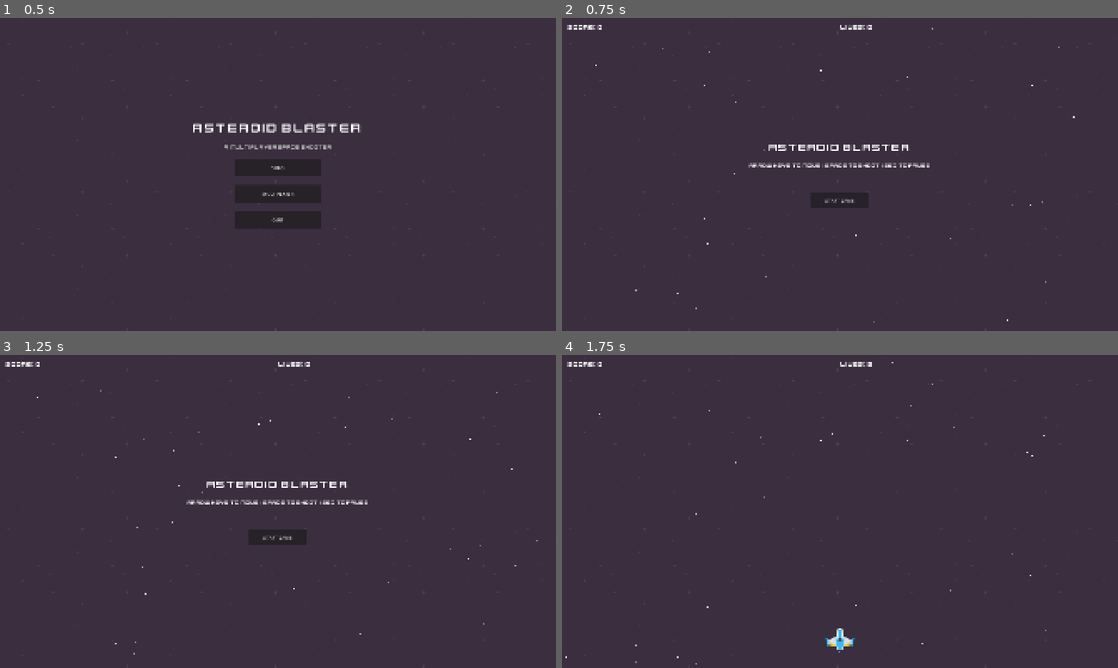
Above: before the commit, frames 1-4 (two rows, left to right).
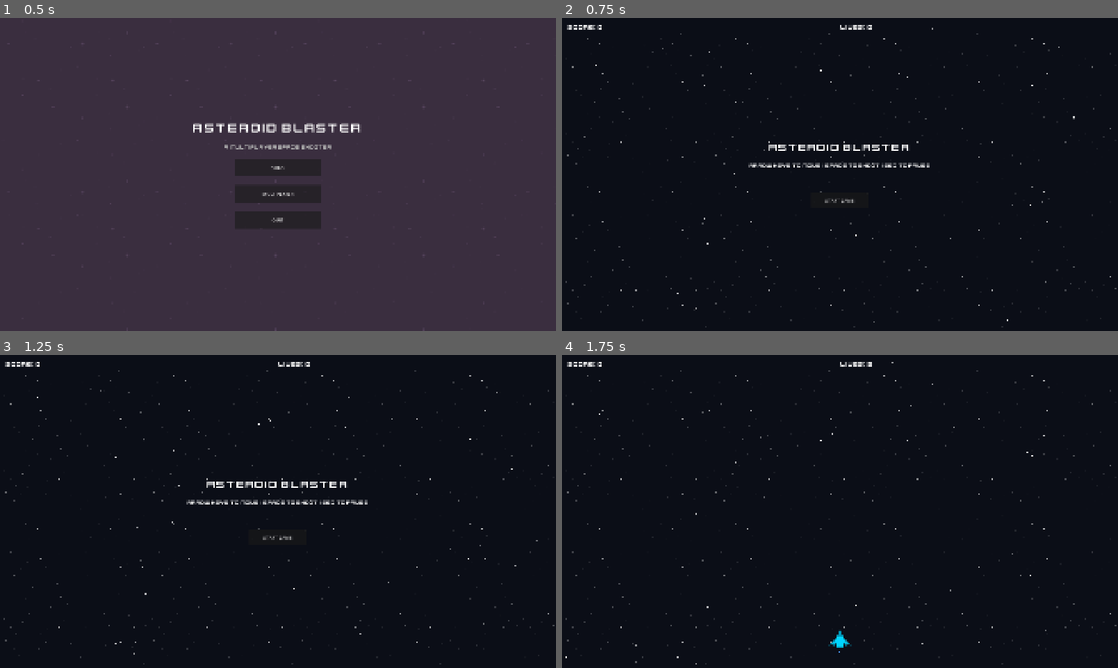
Above: after the commit, the same moments.

Repository: Kallavi-Dev/asteroid-blaster-godot
Game: Godot game, scene res://scenes/ui/main_menu.tscn
The game is run twice, just before and just after one commit, with the same random seed, the same clock (stepped at 60 frames per second) and the same inputs.
Inputs:
- Up to frame 1 (0.5 s): no input
- Up to frame 2 (0.75 s): click "SOLO" at 0.5 s
- Up to frame 3 (1.25 s): no input
- Up to frame 4 (1.75 s): click "START GAME" at 1.25 s

Frame 1 is identical in both runs. In frame 2, 99% of the frame differs, in the area x 0-100%, y 0-100%; in frame 3, 99%; in frame 4, 100%.

Commit message:
art: wire custom SVG assets into all game scenes
Replace all Kenney PNG texture references with custom SVG assets:
- Player ships: P1 cyan, P2 orange (auto-selected by peer_id)
- Asteroids: 4 SVG variants for all sizes
- Boss: custom red boss ship
- Lasers: blue (player) and red (boss) SVG bolts
- Power-ups: shield/rapid/spread SVG badges
- Background: tileable SVG starfield
- .gitignore: exclude Output/ export directory

Co-Authored-By: Claude Opus 4.6 <noreply@anthropic.com>

Diff:
--- a/scenes/enemies/asteroid.gd
+++ b/scenes/enemies/asteroid.gd
@@ -6,18 +6,18 @@
 signal destroyed(asteroid_position: Vector2, asteroid_size: Constants.AsteroidSize)
 
 const LARGE_TEXTURES: Array[String] = [
-	"res://assets/sprites/meteors/meteorBrown_big1.png",
-	"res://assets/sprites/meteors/meteorBrown_big2.png",
-	"res://assets/sprites/meteors/meteorBrown_big3.png",
-	"res://assets/sprites/meteors/meteorBrown_big4.png",
+	"res://assets/svg/enemies/asteroid_1.svg",
+	"res://assets/svg/enemies/asteroid_2.svg",
+	"res://assets/svg/enemies/asteroid_3.svg",
+	"res://assets/svg/enemies/asteroid_4.svg",
 ]
 const MEDIUM_TEXTURES: Array[String] = [
-	"res://assets/sprites/meteors/meteorBrown_med1.png",
-	"res://assets/sprites/meteors/meteorBrown_med3.png",
+	"res://assets/svg/enemies/asteroid_1.svg",
+	"res://assets/svg/enemies/asteroid_2.svg",
 ]
 const SMALL_TEXTURES: Array[String] = [
-	"res://assets/sprites/meteors/meteorBrown_small1.png",
-	"res://assets/sprites/meteors/meteorBrown_small2.png",
+	"res://assets/svg/enemies/asteroid_3.svg",
+	"res://assets/svg/enemies/asteroid_4.svg",
 ]
 
 const SPRITE_SCALE: float = 0.9
--- a/scenes/enemies/asteroid.tscn
+++ b/scenes/enemies/asteroid.tscn
@@ -1,7 +1,7 @@
 [gd_scene load_steps=4 format=3]
 
 [ext_resource type="Script" path="res://scenes/enemies/asteroid.gd" id="1_asteroid"]
-[ext_resource type="Texture2D" path="res://assets/sprites/meteors/meteorBrown_big1.png" id="2_meteor"]
+[ext_resource type="Texture2D" path="res://assets/svg/enemies/asteroid_1.svg" id="2_meteor"]
 
 [sub_resource type="CircleShape2D" id="CircleShape2D_asteroid"]
 radius = 40.0
--- a/scenes/enemies/boss.tscn
+++ b/scenes/enemies/boss.tscn
@@ -1,7 +1,7 @@
 [gd_scene load_steps=4 format=3]
 
 [ext_resource type="Script" path="res://scenes/enemies/boss.gd" id="1_boss"]
-[ext_resource type="Texture2D" path="res://assets/sprites/enemies/enemyRed4.png" id="2_sprite"]
+[ext_resource type="Texture2D" path="res://assets/svg/enemies/boss_ship.svg" id="2_sprite"]
 
 [sub_resource type="RectangleShape2D" id="RectangleShape2D_boss"]
 size = Vector2(104, 84)
--- a/scenes/enemies/boss_bullet.tscn
+++ b/scenes/enemies/boss_bullet.tscn
@@ -1,7 +1,7 @@
 [gd_scene load_steps=4 format=3]
 
 [ext_resource type="Script" path="res://scenes/enemies/boss_bullet.gd" id="1_bossbullet"]
-[ext_resource type="Texture2D" path="res://assets/sprites/lasers/laserRed06.png" id="2_sprite"]
+[ext_resource type="Texture2D" path="res://assets/svg/projectiles/laser_red.svg" id="2_sprite"]
 
 [sub_resource type="CircleShape2D" id="CircleShape2D_bossbullet"]
 radius = 6.0
--- a/scenes/items/power_up.gd
+++ b/scenes/items/power_up.gd
@@ -29,11 +29,11 @@
 func _apply_visual() -> void:
 	match power_type:
 		Constants.PowerUpType.SHIELD:
-			_sprite.texture = load("res://assets/sprites/powerups/powerupGreen_shield.png")
+			_sprite.texture = load("res://assets/svg/powerups/powerup_shield.svg")
 		Constants.PowerUpType.RAPID_FIRE:
-			_sprite.texture = load("res://assets/sprites/powerups/powerupRed_bolt.png")
+			_sprite.texture = load("res://assets/svg/powerups/powerup_rapid.svg")
 		Constants.PowerUpType.SPREAD_SHOT:
-			_sprite.texture = load("res://assets/sprites/powerups/powerupBlue_star.png")
+			_sprite.texture = load("res://assets/svg/powerups/powerup_spread.svg")
 
 
 func _on_area_entered(area: Area2D) -> void:
--- a/scenes/items/power_up.tscn
+++ b/scenes/items/power_up.tscn
@@ -1,7 +1,7 @@
 [gd_scene load_steps=4 format=3]
 
 [ext_resource type="Script" path="res://scenes/items/power_up.gd" id="1_powerup"]
-[ext_resource type="Texture2D" path="res://assets/sprites/powerups/powerupGreen_shield.png" id="2_sprite"]
+[ext_resource type="Texture2D" path="res://assets/svg/powerups/powerup_shield.svg" id="2_sprite"]
 
 [sub_resource type="CircleShape2D" id="CircleShape2D_powerup"]
 radius = 16.0
--- a/scenes/main/main.tscn
+++ b/scenes/main/main.tscn
@@ -7,7 +7,7 @@
 [ext_resource type="PackedScene" path="res://scenes/ui/pause_menu.tscn" id="5_pause"]
 [ext_resource type="Script" path="res://scenes/main/starfield.gd" id="6_starfield"]
 [ext_resource type="FontFile" path="res://assets/fonts/kenvector_future.ttf" id="7_font"]
-[ext_resource type="Texture2D" path="res://assets/backgrounds/darkPurple.png" id="7_bg"]
+[ext_resource type="Texture2D" path="res://assets/svg/backgrounds/space_bg.svg" id="7_bg"]
 
 [sub_resource type="LabelSettings" id="LabelSettings_title"]
 font = ExtResource("7_font")
--- a/scenes/player/player.gd
+++ b/scenes/player/player.gd
@@ -30,6 +30,15 @@
 
 	_power_up_timer.one_shot = true
 	_power_up_timer.timeout.connect(_on_power_up_timer_timeout)
+
+	setup_visuals()
+
+
+func setup_visuals() -> void:
+	if peer_id == 1 or GameManager.game_mode == Constants.GameMode.SOLO:
+		_ship_sprite.texture = load("res://assets/svg/player/ship_p1.svg")
+	else:
+		_ship_sprite.texture = load("res://assets/svg/player/ship_p2.svg")
 
 
 func _process(delta: float) -> void:
--- a/scenes/player/player.tscn
+++ b/scenes/player/player.tscn
@@ -1,7 +1,7 @@
 [gd_scene load_steps=6 format=3]
 
 [ext_resource type="Script" path="res://scenes/player/player.gd" id="1_player"]
-[ext_resource type="Texture2D" path="res://assets/sprites/player/playerShip1_blue.png" id="2_ship_texture"]
+[ext_resource type="Texture2D" path="res://assets/svg/player/ship_p1.svg" id="2_ship_texture"]
 
 [sub_resource type="CircleShape2D" id="CircleShape2D_player"]
 radius = 25.0
--- a/scenes/projectiles/bullet.tscn
+++ b/scenes/projectiles/bullet.tscn
@@ -1,7 +1,7 @@
 [gd_scene load_steps=6 format=3]
 
 [ext_resource type="Script" path="res://scenes/projectiles/bullet.gd" id="1_bullet"]
-[ext_resource type="Texture2D" path="res://assets/sprites/lasers/laserBlue01.png" id="2_laser"]
+[ext_resource type="Texture2D" path="res://assets/svg/projectiles/laser_blue.svg" id="2_laser"]
 [ext_resource type="Shader" path="res://shaders/glow.gdshader" id="3_glow"]
 
 [sub_resource type="RectangleShape2D" id="RectangleShape2D_bullet"]
Not shown, changed: .gitignore
